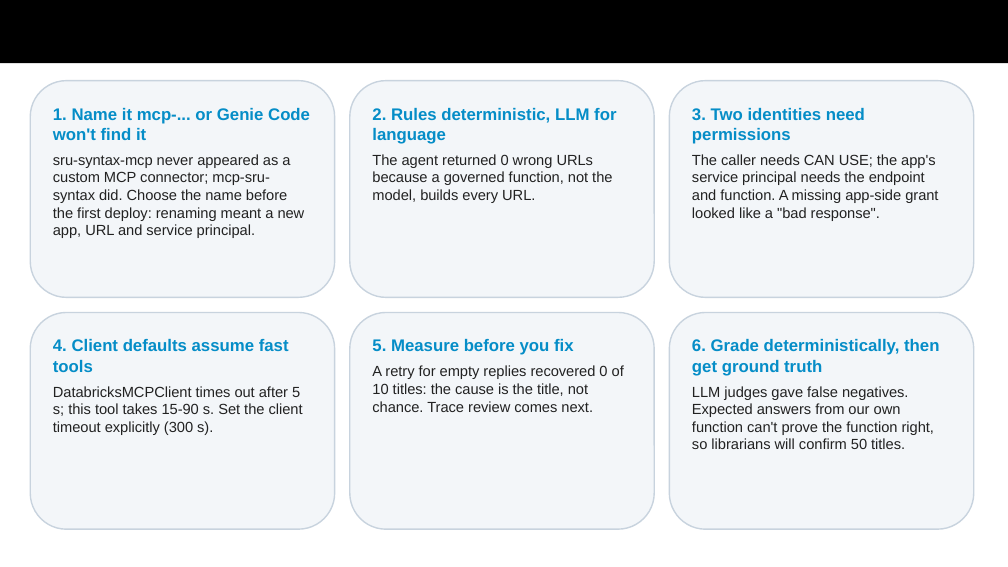
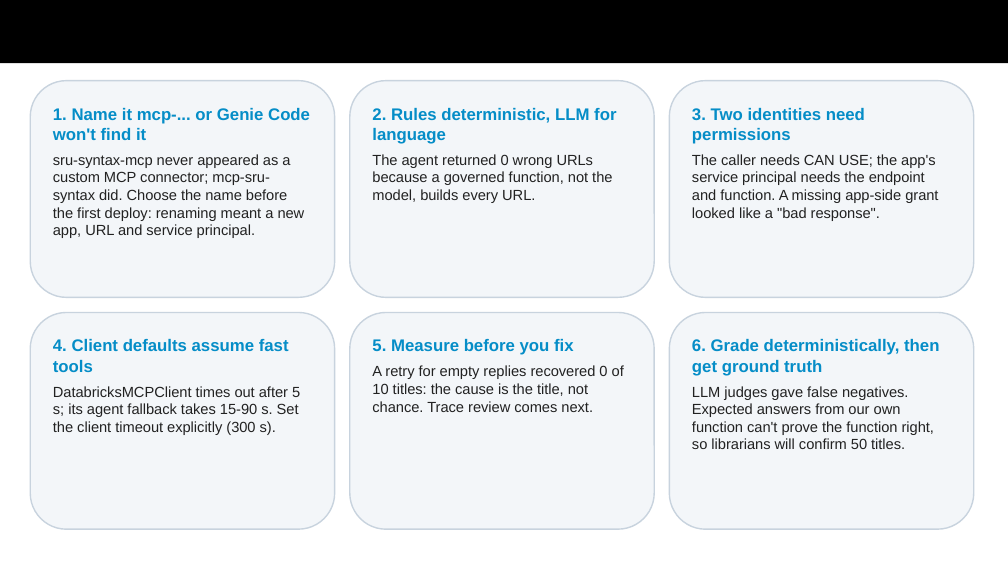
Before and after one commit to AmandaZXu-USDA/mcp-hackathon-demo-sru, a slide deck: slide 12 of submission/GSA-MCP-Hackathon-mcp-sru-syntax.pptx. Drawn at 1008x567 pixels with LibreOffice and Linux fonts; fonts in the diff are those of the drawing. Boxes give left, top, right and bottom in pixels: in the first picture for what was removed or moved away, otherwise in the second. Text is boxed around its words. In the diff, an @@ line names an element or a change of style, - is before the commit and + after.

```diff
--- a/submission/GSA-MCP-Hackathon-mcp-sru-syntax.pptx
+++ b/submission/GSA-MCP-Hackathon-mcp-sru-syntax.pptx
@@ text in rounded rectangle at box(53, 386, 300, 435): text changed @@
-DatabricksMCPClient times out after 5 s; this tool takes 15-90 s. Set the client timeout explicitly (300 s).
+DatabricksMCPClient times out after 5 s; its agent fallback takes 15-90 s. Set the client timeout explicitly (300 s).
```
Also in this commit, not shown: 2 other slides changed, 2 other files.
